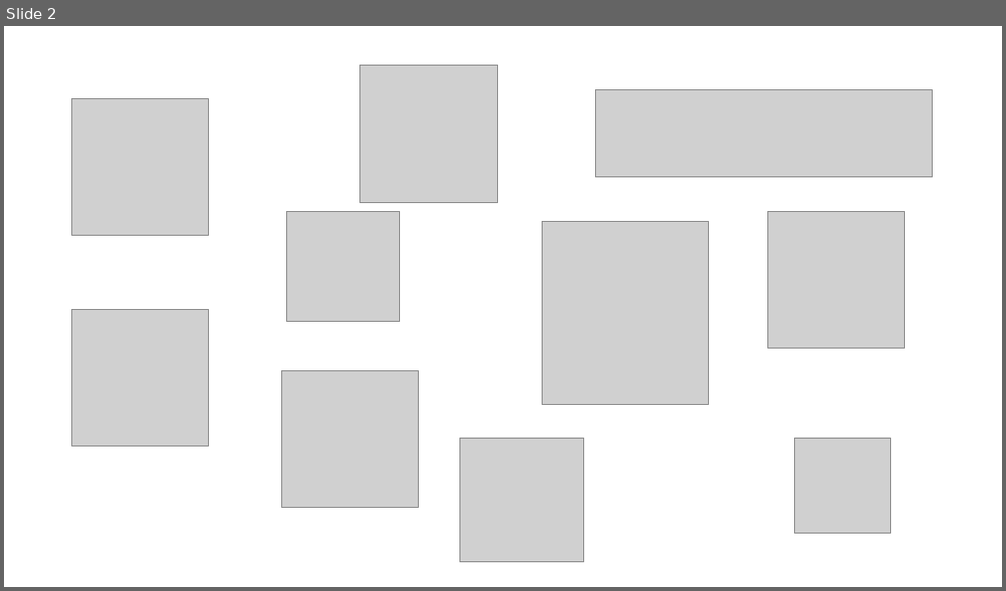
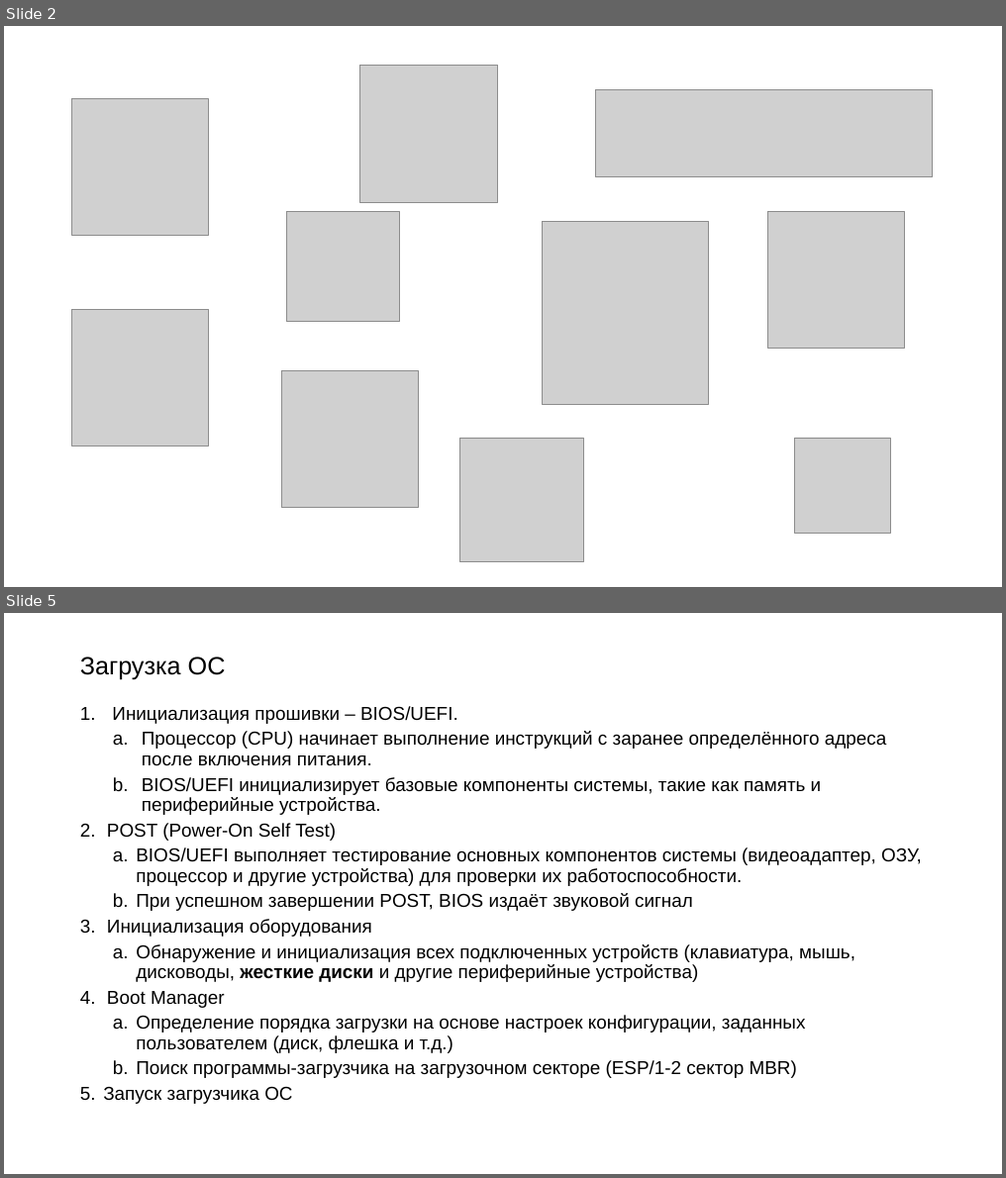
Before and after one commit to Rudeigin/OI, a slide deck: ОИ ОС.pptx. Shown one above the other, each under a label of ours: slide 2 before the commit, slides 2 and 5 after it; the slides between them are not shown. The pictures are 1006x591 and 1006x1178 pixels, drawn with LibreOffice and Linux fonts; fonts in the diff are those of the drawing; grey boxes stand for pictures. Boxes give left, top, right and bottom in pixels: in the first picture for what was removed or moved away, otherwise in the second. Text is boxed around its words. In the diff, an @@ line names an element or a change of style, - is before the commit and + after.

```diff
--- a/ОИ ОС.pptx
+++ b/ОИ ОС.pptx
@@ slide 5 added at [4, 613, 1002, 1174], background #FFFFFF @@
@@ title added at [80, 657, 226, 680], 24 pt, text #000000 @@
+Загрузка ОС
@@ text added at [103, 706, 922, 1104], 18 pt, text #000000 @@
+1. Инициализация прошивки – BIOS/UEFI.
+  a. Процессор (CPU) начинает выполнение инструкций с заранее определённого адреса после включения питания.
+  b. BIOS/UEFI инициализирует базовые компоненты системы, такие как память и периферийные устройства.
+2. POST (Power-On Self Test)
+  a. BIOS/UEFI выполняет тестирование основных компонентов системы (видеоадаптер, ОЗУ, процессор и другие устройства) для проверки их работоспособности.
+  b. При успешном завершении POST, BIOS издаёт звуковой сигнал
+3. Инициализация оборудования
+  a. Обнаружение и инициализация всех подключенных устройств (клавиатура, мышь, дисководы, жесткие диски и другие периферийные устройства)
+4. Boot Manager
+  a. Определение порядка загрузки на основе настроек конфигурации, заданных пользователем (диск, флешка и т.д.)
+  b. Поиск программы-загрузчика на загрузочном секторе (ESP/1-2 сектор MBR)
+5. Запуск загрузчика ОС
```
Also in this commit, not shown: 14 other slides added, 1 slide removed, 2 other files.
